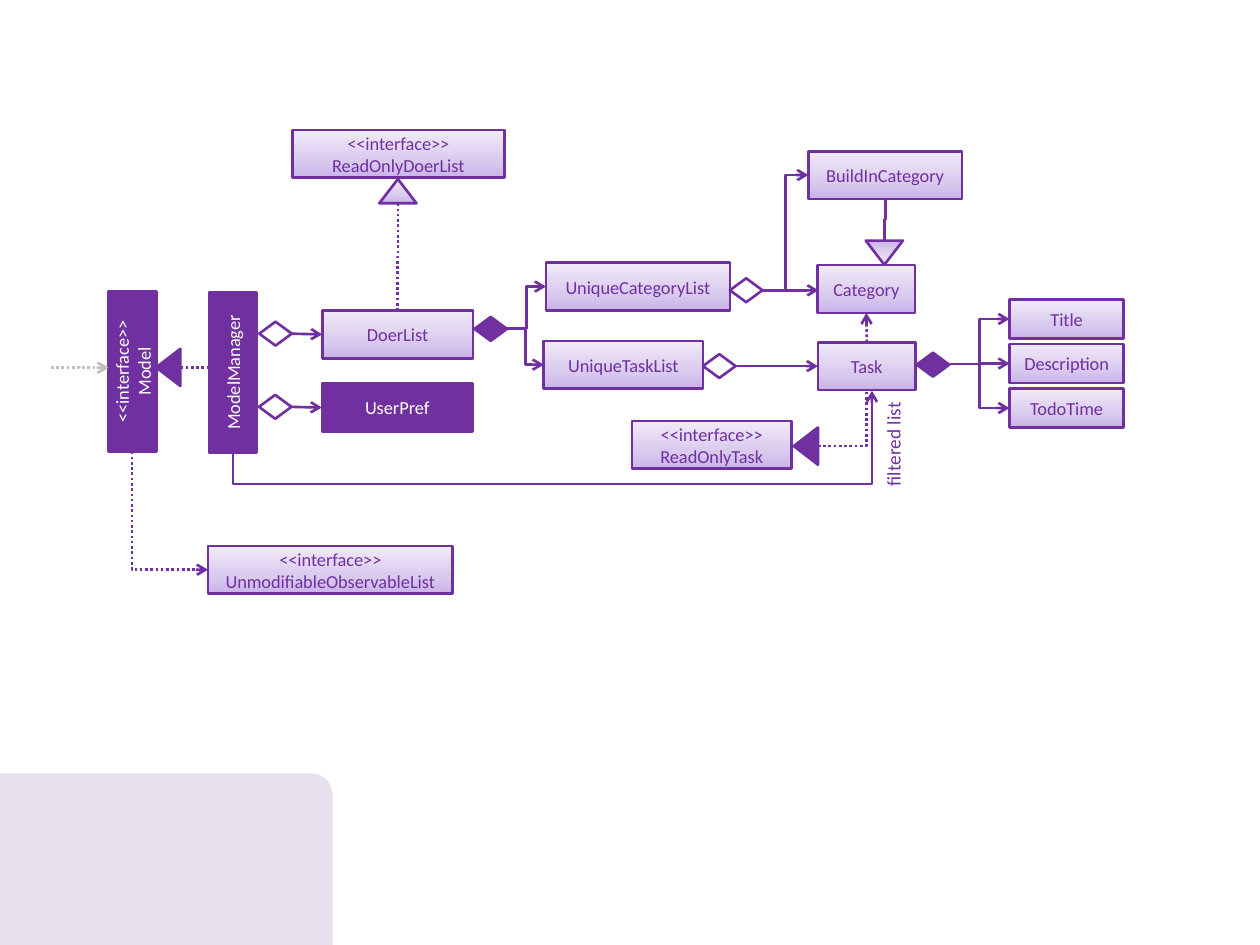
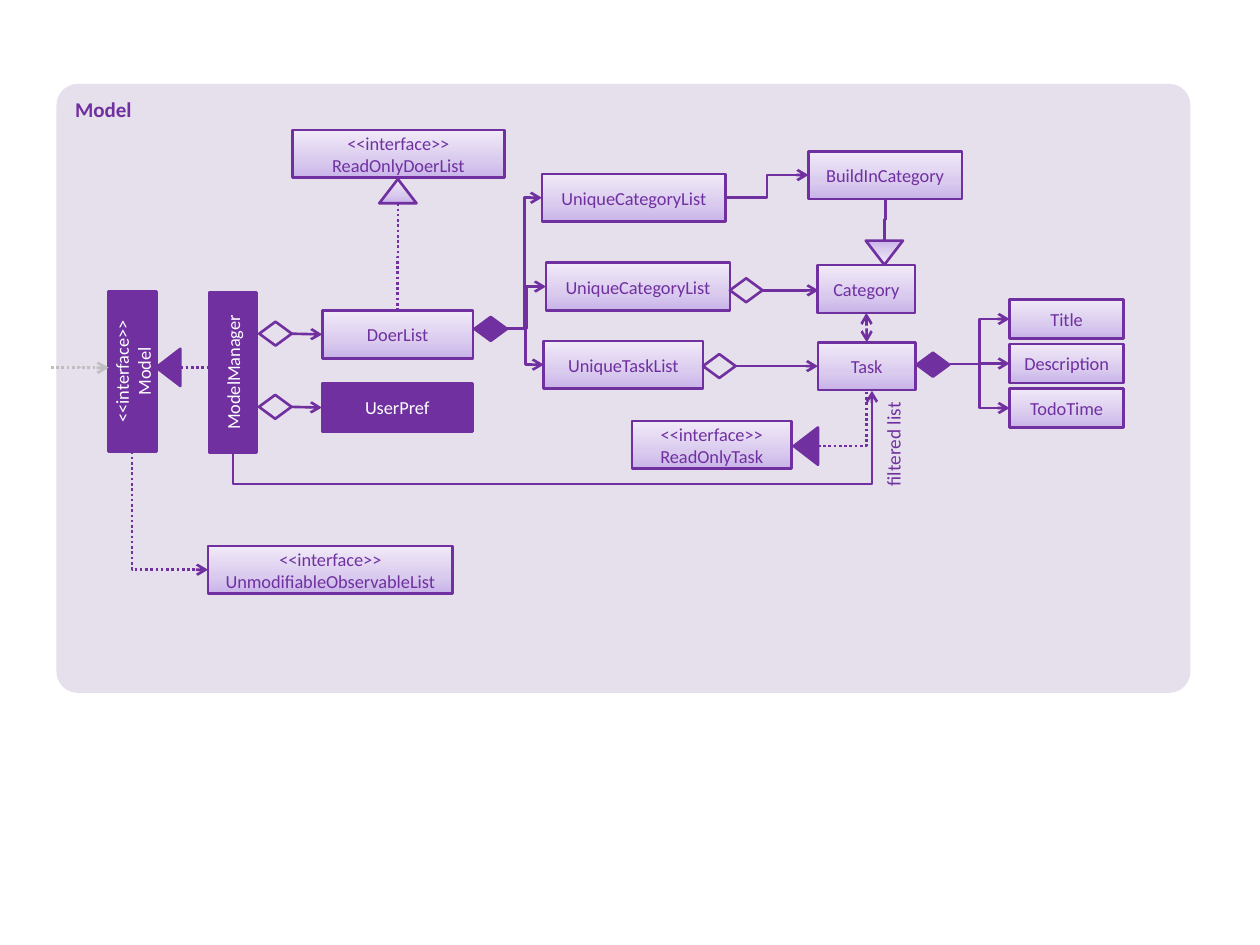
Before and after one commit to unusep/main, a slide deck: slide 1 of docs/diagrams/Diagrams_Model.pptx. Drawn at 1260x945 pixels with LibreOffice and Linux fonts; fonts in the diff are those of the drawing. Boxes give left, top, right and bottom in pixels: in the first picture for what was removed or moved away, otherwise in the second. Text is boxed around its words. In the diff, an @@ line names an element or a change of style, - is before the commit and + after.

```diff
--- a/docs/diagrams/Diagrams_Model.pptx
+++ b/docs/diagrams/Diagrams_Model.pptx
@@ rounded rectangle "Model": place and size @@
-rounded rectangle "Model" at [0, 774, 333, 945]
+rounded rectangle "Model" at [57, 84, 1191, 693]
@@ rectangle added at [542, 174, 726, 222], fill gradient #C9B5E8 to #D8CBEE to #F0EAF9, outline #7030A0 1.5 pt, 10.5 pt, text #7030A0 @@
+UniqueCategoryList
@@ elbow arrow moved from (762, 290) - (809, 175) to (726, 198) - (809, 175) @@
@@ elbow arrow added from (507, 329) to (542, 198), #7030A0 1.5 pt @@
@@ arrow (867, 343) - (867, 312): arrow to double arrow @@
```
Also in this commit, not shown: 1 other file.
